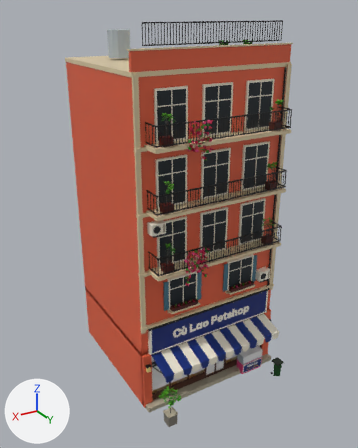
An edit to the FBX model Assets/PhoViet/Art/Streets/PV_StreetShop11_Petshop.fbx, drawn before and after from the same camera.
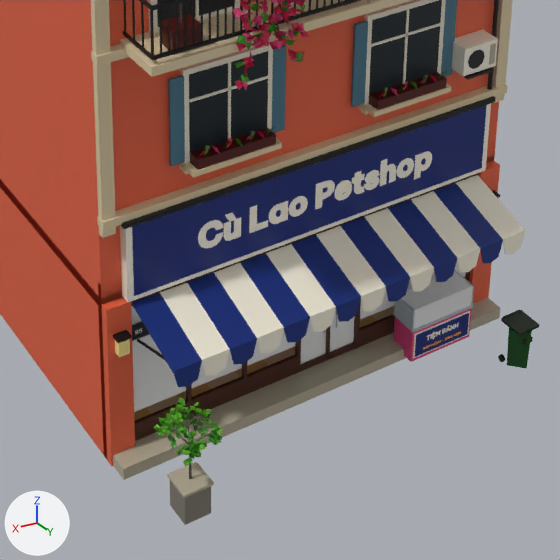
There are two pictures of each version: one whole from a camera (50 mm lens) standing at (13.1, 22.4, 19.3) and looking at (0.4, 1.2, 8.7), one close up on the part from 30% to 81% of the width and 57% to 98% of the height. Arrows for +X, +Y and +Z are at lower left; the lights stay in place. The last two pictures show the newer version. Objects named as collision shapes, trigger or cutter boxes, shadow casters or lower levels of detail are left out. Where no turn or scale is listed for an object, it has been applied to the vertices. Vertices at exactly the same position are counted once.

Script lines for the objects in view, before the commit:
```python
me_pv_streetshop11_petshop_lod0 = bpy.data.meshes.new('PV_StreetShop11_Petshop_LOD0')
me_pv_streetshop11_petshop_lod0.from_pydata(...)  # 16496 vertices, 12948 faces; spans x -4.2..4.2, y -3.9..6.2, z 0.0..18.9
# faces by material slot: [12943, 5]
me_pv_streetshop11_petshop_lod0.materials.append(mat_pv_streetatlas)  # picture img_pv_streetpalette_png
me_pv_streetshop11_petshop_lod0.materials.append(mat_pv_streetglass)  # white #e7e7e7
ob_pv_streetshop11_petshop_lod0 = bpy.data.objects.new('PV_StreetShop11_Petshop_LOD0', me_pv_streetshop11_petshop_lod0)
ob_pv_streetshop11_petshop_lod0.location = (0.0, 0.0, 0.0)
```
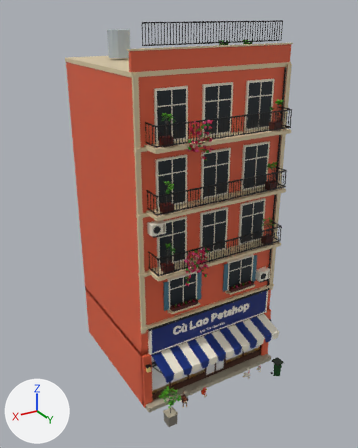
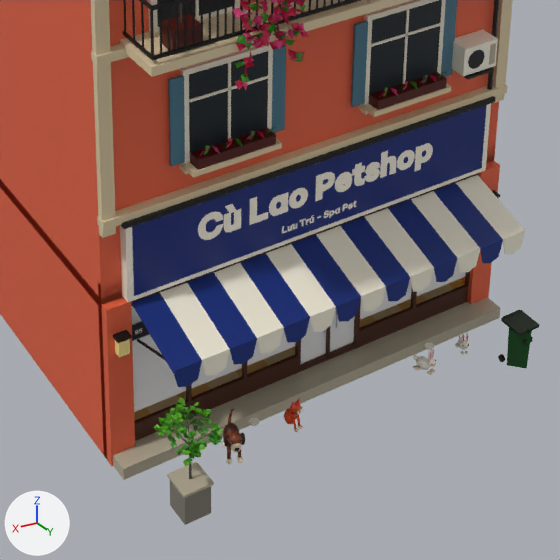
Location of each change, [x1, y1, x2, y2] in pixels of the close-ups (560 x 560 px):
part 1 of me_pv_streetshop11_petshop_lod0, deleted: before [249, 205, 474, 362]
part 2 of me_pv_streetshop11_petshop_lod0, added (brown): after [222, 398, 306, 464]
part 3 of me_pv_streetshop11_petshop_lod0, built on: after [413, 332, 469, 375]
part 4 of me_pv_streetshop11_petshop_lod0, reshaped: before [198, 151, 432, 249]; after [198, 143, 433, 240]

Diff of the bpy script that builds the scene:
```diff
--- a/Assets/PhoViet/Art/Streets/PV_StreetShop11_Petshop.fbx.py
+++ b/Assets/PhoViet/Art/Streets/PV_StreetShop11_Petshop.fbx.py
@@ me_pv_streetshop11_petshop_lod0 @@
 # used by ob_pv_streetshop11_petshop_lod0; location = (0.0, 0.0, 0.0)
-me_pv_streetshop11_petshop_lod0.from_pydata(...)  # 16496 vertices, 12948 faces; spans x -4.2..4.2, y -3.9..6.2, z 0.0..18.9
+me_pv_streetshop11_petshop_lod0.from_pydata(...)  # 19260 vertices, 16800 faces; spans x -4.2..4.2, y -3.9..6.2, z 0.0..18.9
+# me_pv_streetshop11_petshop_lod0 part 1: 203 loose pieces with 1878 vertices, spanning x -3.7..3.7, y 0.5..4.7, z 0.1..4.4, are deleted
+# me_pv_streetshop11_petshop_lod0 part 2: 1012 vertices added at x 0.9..2.6, y 4.6..5.5, z 0.2..0.9
+# me_pv_streetshop11_petshop_lod0 part 3: 46 vertices removed from x -2.4..-2.2, y 4.7, z 0.3; 946 vertices added at x -2.9..-1.6, y 4.6..5.3, z 0.2..0.8
+# me_pv_streetshop11_petshop_lod0 part 4: 27 vertices moved within x -2.3..2.2, y 4.1, z 4.0..4.3; 193 vertices removed from x -2.5..2.5, y 4.1, z 3.7..4.4; 491 vertices added at x -2.5..2.5, y 4.1, z 3.6..4.6
+# other edits to the shape of me_pv_streetshop11_petshop_lod0 do not show in these pictures
 me_pv_streetshop11_petshop_lod0.materials.append(mat_pv_streetatlas)
```
